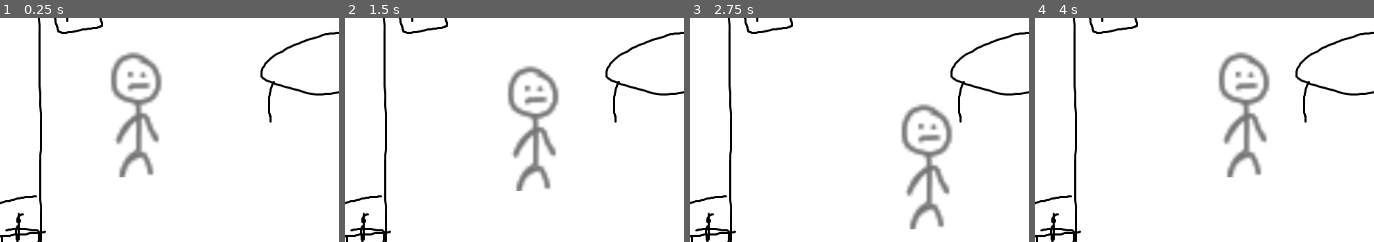
Above: before the commit, frames 1-4 (left to right).
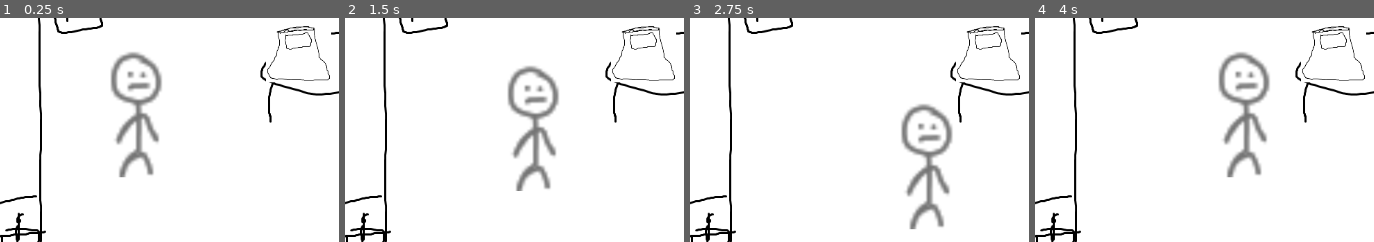
Above: after the commit, the same moments.

Repository: knguyen-hub/TheLastPurrDeathEdition
Game: Godot game, scene res://kaitlin_test/test.tscn
Same seed, same stepped clock (60 frames per second), same inputs: the game is played once before the commit and once after it. The project has no main scene, so this scene is started directly.
Inputs:
- Up to frame 1 (0.25 s): no input
- Up to frame 2 (1.5 s): hold Right (ui_right) 0.53-1.28 s; hold Down (ui_down) from 1.28 s (still down)
- Up to frame 3 (2.75 s): release Down (ui_down) at 2.03 s; hold Right (ui_right) from 2.03 s (still down)
- Up to frame 4 (4 s): release Right (ui_right) at 2.78 s; hold Up (ui_up) 2.78-3.53 s; hold Left (ui_left) from 3.53 s (still down)
The pictures show only the part of the screen within x 9-59%, y 21-71%; the shares and areas given below are measured in that part.

The runs differ from the first frame. In frame 1, 0.9% of the frame differs, in the area x 78-98%, y 3-30%; in frame 2, 0.9%; in frame 3, 0.9%; in frame 4, 0.9%.

Commit message:
got blinking animation over objects to work

Diff:
--- /dev/null
+++ b/kaitlin_test/catfood.gd
@@ -0,0 +1,16 @@
+extends AnimatedSprite2D
+
+# Called when the node enters the scene tree for the first time.
+func _ready() -> void:
+	show()
+	play("default")
+
+# Called every frame. 'delta' is the elapsed time since the previous frame.
+func _process(delta: float) -> void:
+	var player = get_node('../player')
+
+	var player_coords = player.global_position
+	if global_position.distance_to(player_coords) < 100:
+		play('hover')
+	else:
+		play('default')
--- /dev/null
+++ b/kaitlin_test/catfood.tscn
@@ -0,0 +1,32 @@
+[gd_scene load_steps=5 format=3 uid="uid://dabc4hjbgbl5g"]
+
+[ext_resource type="Texture2D" uid="uid://dhtirpqpmsty6" path="res://kaitlin_test/catfood.png" id="1_0cgso"]
+[ext_resource type="Texture2D" uid="uid://bxb78plu0rpnn" path="res://kaitlin_test/catfood2.png" id="2_nb8v8"]
+[ext_resource type="Script" path="res://kaitlin_test/catfood.gd" id="3_8jt01"]
+
+[sub_resource type="SpriteFrames" id="SpriteFrames_dik0k"]
+animations = [{
+"frames": [{
+"duration": 1.0,
+"texture": ExtResource("1_0cgso")
+}],
+"loop": true,
+"name": &"default",
+"speed": 5.0
+}, {
+"frames": [{
+"duration": 1.0,
+"texture": ExtResource("1_0cgso")
+}, {
+"duration": 1.0,
+"texture": ExtResource("2_nb8v8")
+}],
+"loop": true,
+"name": &"hover",
+"speed": 1.5
+}]
+
+[node name="AnimatedSprite2D" type="AnimatedSprite2D"]
+sprite_frames = SubResource("SpriteFrames_dik0k")
+animation = &"hover"
+script = ExtResource("3_8jt01")
--- a/kaitlin_test/player.gd
+++ b/kaitlin_test/player.gd
@@ -9,6 +9,7 @@
 
 func player_movement(delta):
 	if Input.is_action_pressed('ui_right'):
+
 		velocity.x = speed
 		velocity.y = 0
 	elif Input.is_action_pressed('ui_left'):
--- a/kaitlin_test/test.tscn
+++ b/kaitlin_test/test.tscn
@@ -1,7 +1,8 @@
-[gd_scene load_steps=7 format=3 uid="uid://dww5qkw00u85"]
+[gd_scene load_steps=8 format=3 uid="uid://dww5qkw00u85"]
 
 [ext_resource type="Texture2D" uid="uid://b83i6bawe3uif" path="res://kaitlin_test/pokemonahhpaint.png" id="1_lrnik"]
 [ext_resource type="PackedScene" uid="uid://cj2aw5sr7fw7r" path="res://kaitlin_test/player.tscn" id="2_bstvq"]
+[ext_resource type="PackedScene" uid="uid://dabc4hjbgbl5g" path="res://kaitlin_test/catfood.tscn" id="3_xt28c"]
 
 [sub_resource type="RectangleShape2D" id="RectangleShape2D_ryfl4"]
 size = Vector2(561, 108)
@@ -61,3 +62,7 @@
 [node name="player" parent="." instance=ExtResource("2_bstvq")]
 position = Vector2(436, 267)
 scale = Vector2(4, 4)
+
+[node name="AnimatedSprite2D" parent="." instance=ExtResource("3_xt28c")]
+position = Vector2(654, 183)
+scale = Vector2(0.3, 0.3)
Binary file added: kaitlin_test/catfood.png
Not shown, added: kaitlin_test/catfood.png.import
Binary file added: kaitlin_test/catfood2.png
Not shown, added: kaitlin_test/catfood2.png.import
